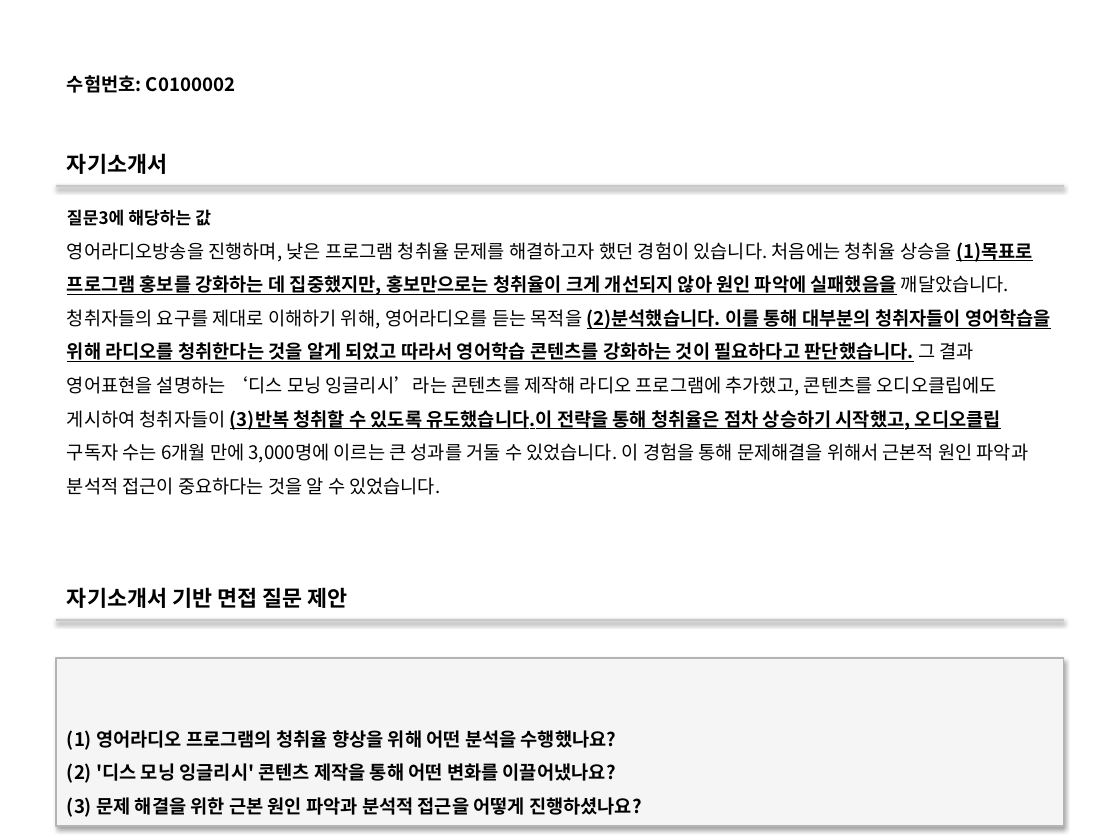
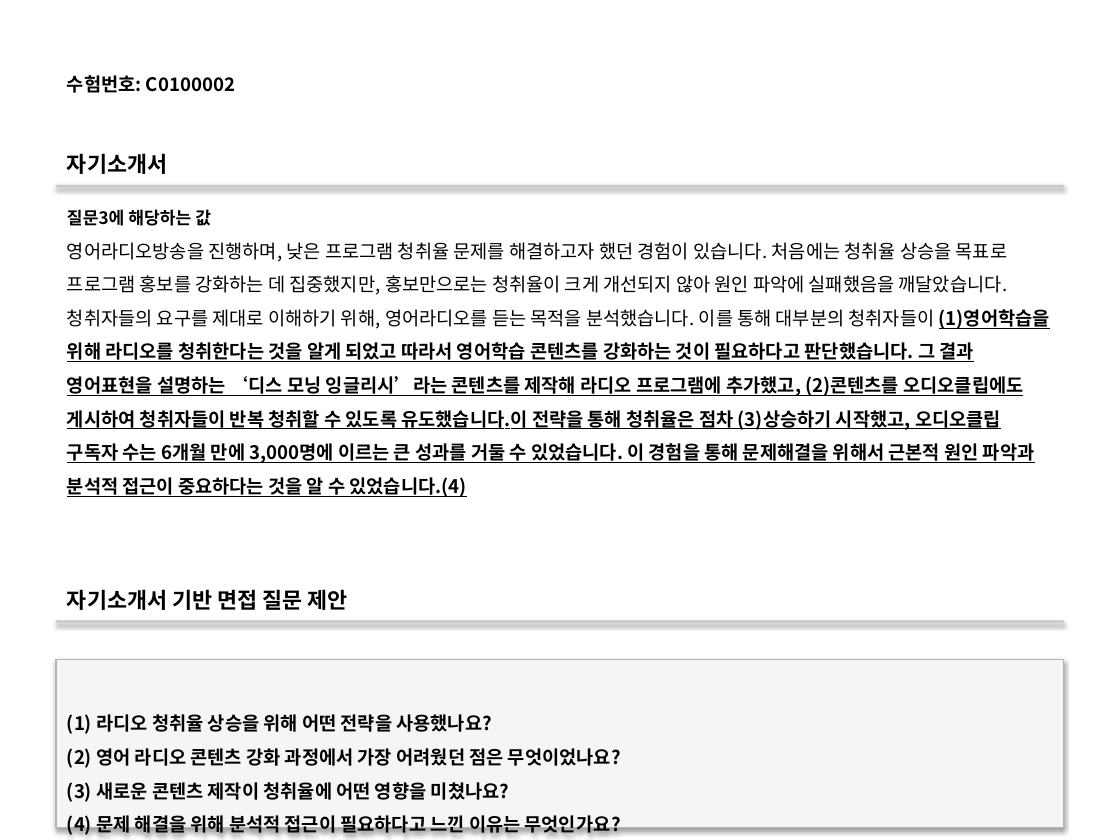
Before and after one commit to DaeGul2/isbr-auto-questionnaire, a slide deck: slide 7 of ppt_auto/test.pptx (slide 6 before the commit). Drawn at 1120x840 pixels with LibreOffice and Linux fonts; fonts in the diff are those of the drawing. Boxes give left, top, right and bottom in pixels: in the first picture for what was removed or moved away, otherwise in the second. Text is boxed around its words. In the diff, an @@ line names an element or a change of style, - is before the commit and + after.

```diff
--- a/ppt_auto/test.pptx
+++ b/ppt_auto/test.pptx
@@ text at (67, 242, 1050, 465): text changed; bold on @@
-영어라디오방송을 진행하며, 낮은 프로그램 청취율 문제를 해결하고자 했던 경험이 있습니다. 처음에는 청취율 상승을 (1)목표로 프로그램 홍보를 강화하는 데 집중했지만, 홍보만으로는 청취율이 크게 개선되지 않아 원인 파악에 실패했음을 깨달았습니다.청취자들의 요구를 제대로 이해하기 위해, 영어라디오를 듣는 목적을 (2)분석했습니다. 이를 통해 대부분의 청취자들이 영어학습을 위해 라디오를 청취한다는 것을 알게 되었고 따라서 영어학습 콘텐츠를 강화하는 것이 필요하다고 판단했습니다. 그 결과 영어표현을 설명하는 ‘디스 모닝 잉글리시’라는 콘텐츠를 제작해 라디오 프로그램에 추가했고, 콘텐츠를 오디오클립에도 게시하여 청취자들이 (3)반복 청취할 수 있도록 유도했습니다.이 전략을 통해 청취율은 점차 상승하기 시작했고, 오디오클립 구독자 수는 6개월 만에 3,000명에 이르는 큰 성과를 거둘 수 있었습니다. 이 경험을 통해 문제해결을 위해서 근본적 원인 파악과 분석적 접근이 중요하다는 것을 알 수 있었습니다.
+영어라디오방송을 진행하며, 낮은 프로그램 청취율 문제를 해결하고자 했던 경험이 있습니다. 처음에는 청취율 상승을 목표로 프로그램 홍보를 강화하는 데 집중했지만, 홍보만으로는 청취율이 크게 개선되지 않아 원인 파악에 실패했음을 깨달았습니다.청취자들의 요구를 제대로 이해하기 위해, 영어라디오를 듣는 목적을 분석했습니다. 이를 통해 대부분의 청취자들이 (1)영어학습을 위해 라디오를 청취한다는 것을 알게 되었고 따라서 영어학습 콘텐츠를 강화하는 것이 필요하다고 판단했습니다. 그 결과 영어표현을 설명하는 ‘디스 모닝 잉글리시’라는 콘텐츠를 제작해 라디오 프로그램에 추가했고, (2)콘텐츠를 오디오클립에도 게시하여 청취자들이 반복 청취할 수 있도록 유도했습니다.이 전략을 통해 청취율은 점차 (3)상승하기 시작했고, 오디오클립 구독자 수는 6개월 만에 3,000명에 이르는 큰 성과를 거둘 수 있었습니다. 이 경험을 통해 문제해결을 위해서 근본적 원인 파악과 분석적 접근이 중요하다는 것을 알 수 있었습니다.(4)
@@ text in rectangle at (67, 714, 621, 837): text changed @@
-(1) 영어라디오 프로그램의 청취율 향상을 위해 어떤 분석을 수행했나요?
-(2) '디스 모닝 잉글리시' 콘텐츠 제작을 통해 어떤 변화를 이끌어냈나요?
-(3) 문제 해결을 위한 근본 원인 파악과 분석적 접근을 어떻게 진행하셨나요?
+(1) 라디오 청취율 상승을 위해 어떤 전략을 사용했나요?
+(2) 영어 라디오 콘텐츠 강화 과정에서 가장 어려웠던 점은 무엇이었나요?
+(3) 새로운 콘텐츠 제작이 청취율에 어떤 영향을 미쳤나요?
+(4) 문제 해결을 위해 분석적 접근이 필요하다고 느낀 이유는 무엇인가요?
```
Also in this commit, not shown: 5 other slides changed, 6 slides added, 12 other files.
